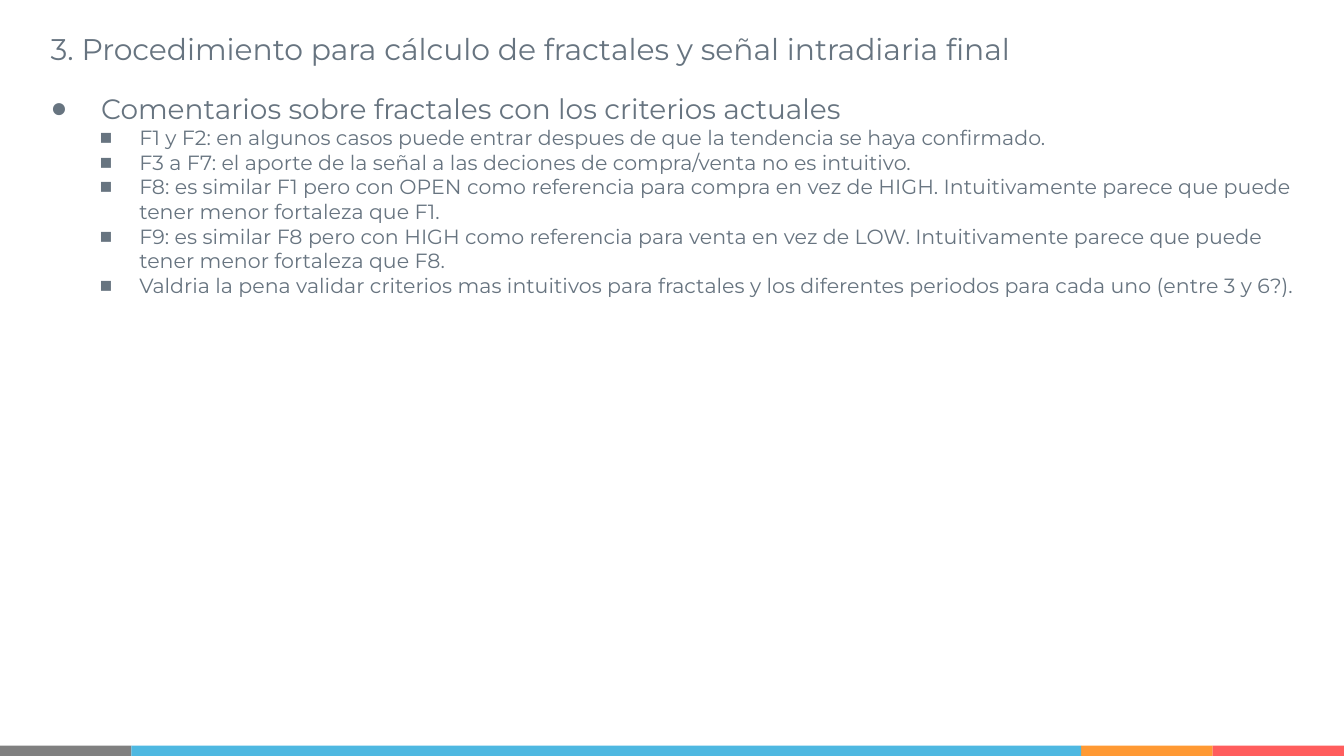
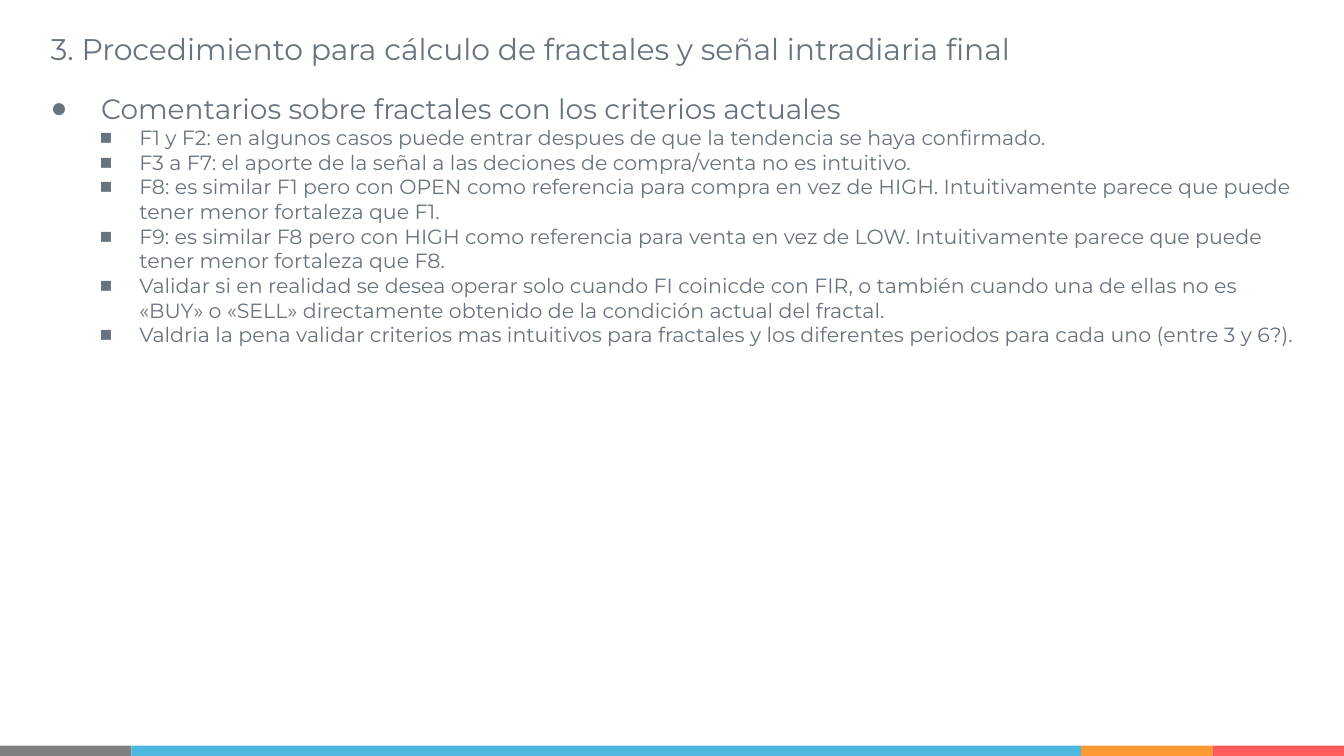
Before and after one commit to IISOS/Swell_2_Optimizacion_estrategias, a slide deck: slide 16 of Presentaciones/Swell - Optimización de estrategias - R2 (19-02-2021).pptx. Drawn at 1344x756 pixels with LibreOffice and Linux fonts; fonts in the diff are those of the drawing. Boxes give left, top, right and bottom in pixels: in the first picture for what was removed or moved away, otherwise in the second. Text is boxed around its words. In the diff, an @@ line names an element or a change of style, - is before the commit and + after.

Commit message:
Fractales diarios

```diff
--- a/Presentaciones/Swell - Optimización de estrategias - R2 (19-02-2021).pptx
+++ b/Presentaciones/Swell - Optimización de estrategias - R2 (19-02-2021).pptx
@@ text at [139, 278, 1236, 318]: paragraph added @@
+    ■ Validar si en realidad se desea operar solo cuando FI coinicde con FIR, o también cuando una de ellas no es «BUY» o «SELL» directamente obtenido de la condición actual del fractal.
```
Also in this commit, not shown: 2 other slides changed, 3 other files.
